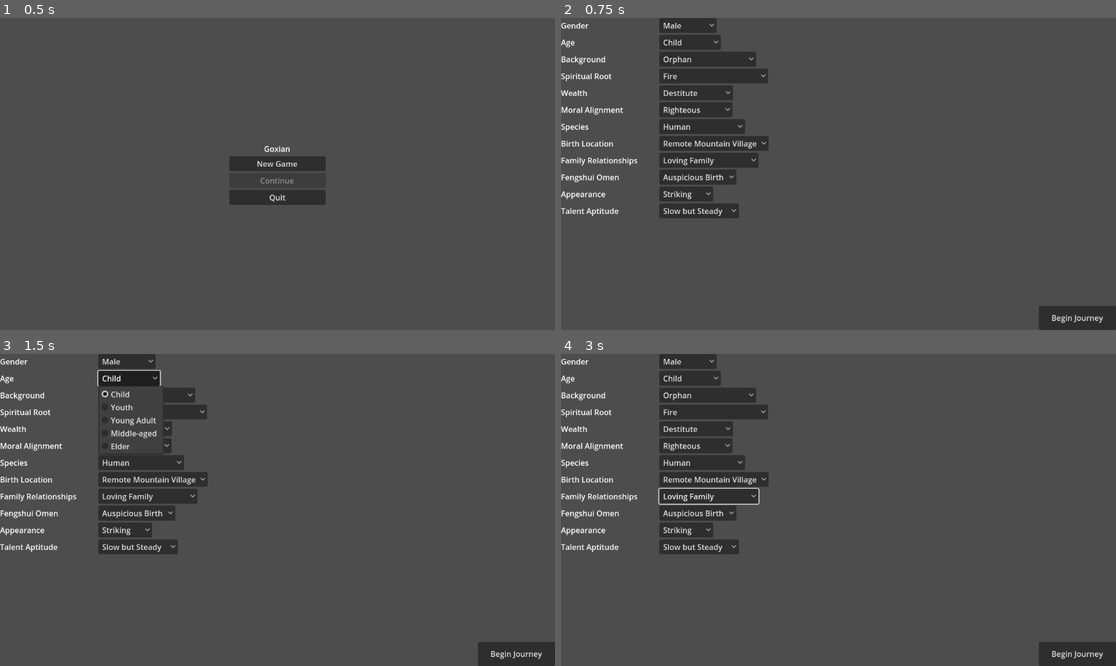
Above: before the commit, frames 1-4 (two rows, left to right).
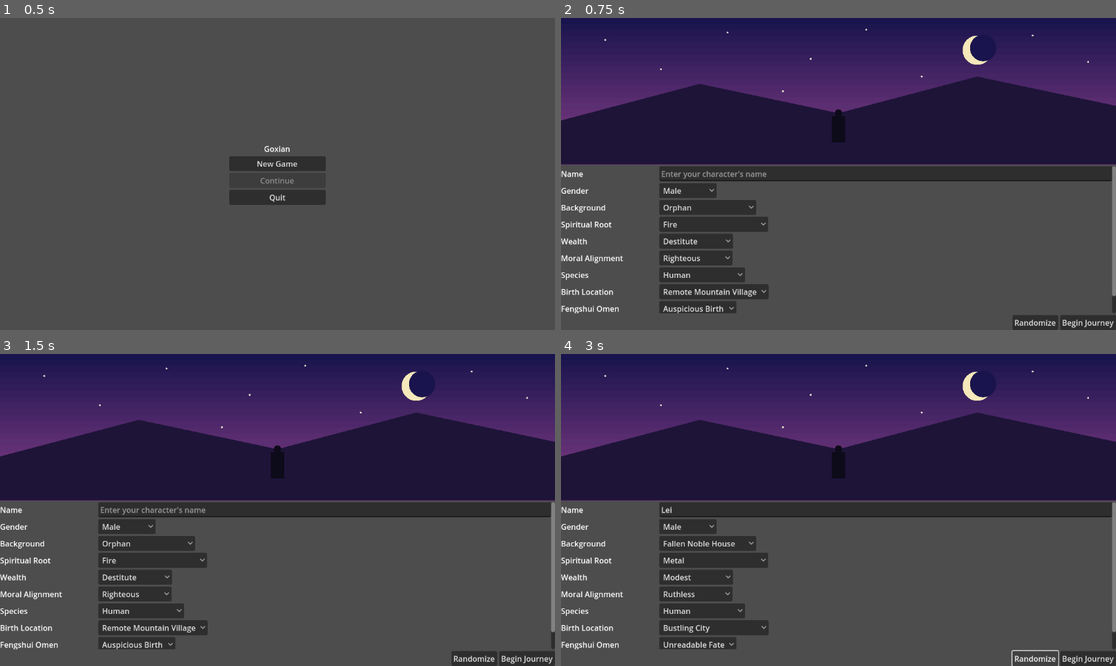
Above: after the commit, the same moments.

Repository: jgyy/goxian
Game: Godot game, scene res://scenes/main_menu.tscn
Same seed, same stepped clock (60 frames per second), same inputs: the game is played once before the commit and once after it.
Inputs (mouse positions are in pixels of both pictures, inside the frame that each line leads up to):
- Up to frame 1 (0.5 s): no input
- Up to frame 2 (0.75 s): click "New Game" at 0.5 s
- Up to frame 3 (1.5 s): click (127, 378) at 1.25 s, where only the run before the commit has a clickable "Child"
- Up to frame 4 (3 s): click (710, 497) at 2 s, where only the run before the commit has a clickable "Loving Family"; click (1032, 659) at 2.75 s, where only the run after the commit has a clickable "Randomize"

Frame 1 is identical in both runs. In frame 2, 57% of the frame differs, in the area x 0-100%, y 0-100%; in frame 3, 57%; in frame 4, 57%.

Commit message:
Trim character creation to 10 fields, add name + randomize, add art
Drops age/family_relationships/appearance factors (12 -> 9) so the
9 fate-factor dropdowns plus a new player name field total 10 form
fields. Adds a "Randomize" button that rolls the name and every
factor. ProfileManager now tracks player_name and supports {name}
substitution in story text, persisted through save/load. The
character creation screen also gets a starry-night procedural
backdrop (moon, mountains, a lone silhouette) via a new SceneArt
"character_creation" backdrop.

Co-Authored-By: Claude Sonnet 5 <noreply@anthropic.com>

Diff:
--- a/autoload/profile_manager.gd
+++ b/autoload/profile_manager.gd
@@ -4,6 +4,7 @@
 
 var _factors: Dictionary = {}
 var profile: Dictionary = {}
+var player_name: String = ""
 
 func _ready() -> void:
 	_factors = _load_factors()
@@ -43,10 +44,15 @@
 	profile[factor_id] = option_id
 
 func is_complete() -> bool:
+	if player_name.strip_edges() == "":
+		return false
 	for factor_id in _factors:
 		if not profile.has(factor_id):
 			return false
 	return true
+
+func set_player_name(new_name: String) -> void:
+	player_name = new_name
 
 func _find_option(factor_id: String, option_id: String) -> Dictionary:
 	var factor: Dictionary = _factors.get(factor_id, {})
@@ -65,6 +71,9 @@
 
 func apply_template(text: String) -> String:
 	var result := text
+	if result.find("{name}") != -1:
+		var display_name := player_name if player_name.strip_edges() != "" else "you"
+		result = result.replace("{name}", display_name)
 	for factor_id in _factors:
 		var placeholder := "{%s}" % factor_id
 		if result.find(placeholder) != -1:
--- a/autoload/story_manager.gd
+++ b/autoload/story_manager.gd
@@ -96,7 +96,8 @@
 		"arc": _arc_name,
 		"current_node_id": current_node_id,
 		"flags": flags,
-		"profile": ProfileManager.profile
+		"profile": ProfileManager.profile,
+		"player_name": ProfileManager.player_name
 	}
 	var file := FileAccess.open(SAVE_PATH, FileAccess.WRITE)
 	file.store_string(JSON.stringify(data))
@@ -116,6 +117,7 @@
 	_nodes = _load_arc(arc_name)
 	flags = parsed.get("flags", {})
 	ProfileManager.set_profile(parsed.get("profile", {}))
+	ProfileManager.set_player_name(parsed.get("player_name", ""))
 	var loaded_node: String = parsed.get("current_node_id", "start")
 	current_node_id = loaded_node if _nodes.has(loaded_node) else "start"
 	node_changed.emit()
--- a/scenes/character_creation.gd
+++ b/scenes/character_creation.gd
@@ -1,10 +1,23 @@
 extends Control
 
-@onready var vbox: VBoxContainer = $ScrollContainer/VBox
-@onready var begin_button: Button = $BeginButton
+const RANDOM_NAMES := [
+	"Lian", "Wei", "Xiu", "Feng", "Jin", "Rui", "Bai", "Ming",
+	"Yun", "Zhen", "Qing", "Lei", "Xue", "Hao", "Mei"
+]
+
+@onready var scene_art: SceneArt = $MainVBox/SceneArt
+@onready var name_edit: LineEdit = $MainVBox/ScrollContainer/VBox/NameRow/NameEdit
+@onready var vbox: VBoxContainer = $MainVBox/ScrollContainer/VBox
+@onready var randomize_button: Button = $MainVBox/ButtonsRow/RandomizeButton
+@onready var begin_button: Button = $MainVBox/ButtonsRow/BeginButton
+
+var _option_buttons: Dictionary = {}
 
 func _ready() -> void:
+	scene_art.set_backdrop("character_creation")
+	name_edit.text_changed.connect(_on_name_changed)
 	_build_factor_rows()
+	randomize_button.pressed.connect(_on_randomize_pressed)
 	begin_button.pressed.connect(_on_begin_pressed)
 
 func _build_factor_rows() -> void:
@@ -27,12 +40,31 @@
 			ProfileManager.set_choice(factor_id, options[0].get("id", ""))
 		option_button.item_selected.connect(_on_option_selected.bind(factor_id, options))
 
+		_option_buttons[factor_id] = {"button": option_button, "options": options}
+
 		row.add_child(option_button)
 		vbox.add_child(row)
+
+func _on_name_changed(new_text: String) -> void:
+	ProfileManager.set_player_name(new_text)
 
 func _on_option_selected(index: int, factor_id: String, options: Array) -> void:
 	if index >= 0 and index < options.size():
 		ProfileManager.set_choice(factor_id, options[index].get("id", ""))
+
+func _on_randomize_pressed() -> void:
+	name_edit.text = RANDOM_NAMES[randi() % RANDOM_NAMES.size()]
+	ProfileManager.set_player_name(name_edit.text)
+
+	for factor_id in _option_buttons:
+		var entry: Dictionary = _option_buttons[factor_id]
+		var options: Array = entry["options"]
+		if options.is_empty():
+			continue
+		var random_index := randi() % options.size()
+		var button: OptionButton = entry["button"]
+		button.select(random_index)
+		ProfileManager.set_choice(factor_id, options[random_index].get("id", ""))
 
 func _on_begin_pressed() -> void:
 	if not ProfileManager.is_complete():
--- a/scenes/character_creation.tscn
+++ b/scenes/character_creation.tscn
@@ -1,6 +1,7 @@
-[gd_scene load_steps=2 format=3]
+[gd_scene load_steps=3 format=3]
 
 [ext_resource type="Script" path="res://scenes/character_creation.gd" id="1"]
+[ext_resource type="PackedScene" path="res://scenes/scene_art.tscn" id="2"]
 
 [node name="CharacterCreation" type="Control"]
 layout_mode=3
@@ -9,23 +10,46 @@
 anchor_bottom=1.0
 script=ExtResource("1")
 
-[node name="ScrollContainer" type="ScrollContainer" parent="."]
+[node name="MainVBox" type="VBoxContainer" parent="."]
 layout_mode=1
 anchors_preset=15
 anchor_right=1.0
 anchor_bottom=1.0
 
-[node name="VBox" type="VBoxContainer" parent="ScrollContainer"]
+[node name="SceneArt" parent="MainVBox" instance=ExtResource("2")]
+layout_mode=2
+custom_minimum_size=Vector2(0, 200)
+size_flags_vertical=3
+
+[node name="ScrollContainer" type="ScrollContainer" parent="MainVBox"]
+layout_mode=2
+size_flags_vertical=3
+
+[node name="VBox" type="VBoxContainer" parent="MainVBox/ScrollContainer"]
 layout_mode=2
 size_flags_horizontal=3
 
-[node name="BeginButton" type="Button" parent="."]
-layout_mode=1
-anchors_preset=3
-anchor_left=1.0
-anchor_top=1.0
-anchor_right=1.0
-anchor_bottom=1.0
-offset_left=-160.0
-offset_top=-50.0
+[node name="NameRow" type="HBoxContainer" parent="MainVBox/ScrollContainer/VBox"]
+layout_mode=2
+
+[node name="NameLabel" type="Label" parent="MainVBox/ScrollContainer/VBox/NameRow"]
+layout_mode=2
+custom_minimum_size=Vector2(200, 0)
+text="Name"
+
+[node name="NameEdit" type="LineEdit" parent="MainVBox/ScrollContainer/VBox/NameRow"]
+layout_mode=2
+size_flags_horizontal=3
+placeholder_text="Enter your character's name"
+
+[node name="ButtonsRow" type="HBoxContainer" parent="MainVBox"]
+layout_mode=2
+alignment=2
+
+[node name="RandomizeButton" type="Button" parent="MainVBox/ButtonsRow"]
+layout_mode=2
+text="Randomize"
+
+[node name="BeginButton" type="Button" parent="MainVBox/ButtonsRow"]
+layout_mode=2
 text="Begin Journey"
--- a/scenes/scene_art.gd
+++ b/scenes/scene_art.gd
@@ -14,6 +14,8 @@
 			_draw_mountain_gate(size)
 		"sect_hall":
 			_draw_sect_hall(size)
+		"character_creation":
+			_draw_character_creation(size)
 		_:
 			_draw_fallback(size)
 
@@ -79,5 +81,41 @@
 		var px := size.x * (0.28 + i * 0.22)
 		draw_rect(Rect2(Vector2(px, size.y * 0.5), Vector2(size.x * 0.03, size.y * 0.3)), Color(0.85, 0.65, 0.2))
 
+func _draw_character_creation(size: Vector2) -> void:
+	_draw_sky_gradient(size, Color(0.1, 0.08, 0.3), Color(0.55, 0.25, 0.55))
+
+	# Crescent moon (drawn as a bright disc with a shadow disc offset to carve the crescent look)
+	var moon_center := Vector2(size.x * 0.75, size.y * 0.22)
+	var moon_radius := size.y * 0.1
+	draw_circle(moon_center, moon_radius, Color(1.0, 0.95, 0.75, 0.95))
+	draw_circle(moon_center + Vector2(moon_radius * 0.4, -moon_radius * 0.15), moon_radius * 0.9, Color(0.1, 0.08, 0.3, 1.0))
+
+	# Scattered stars
+	var star_positions := PackedVector2Array([
+		Vector2(0.08, 0.15), Vector2(0.18, 0.35), Vector2(0.3, 0.1),
+		Vector2(0.45, 0.28), Vector2(0.55, 0.08), Vector2(0.65, 0.4),
+		Vector2(0.85, 0.12), Vector2(0.95, 0.3), Vector2(0.4, 0.5)
+	])
+	for star in star_positions:
+		draw_circle(Vector2(size.x * star.x, size.y * star.y), 2.0, Color(1.0, 1.0, 0.9, 0.85))
+
+	# Distant mountain silhouette
+	var mountain_points := PackedVector2Array([
+		Vector2(0, size.y * 0.7),
+		Vector2(size.x * 0.25, size.y * 0.45),
+		Vector2(size.x * 0.5, size.y * 0.65),
+		Vector2(size.x * 0.75, size.y * 0.4),
+		Vector2(size.x, size.y * 0.6),
+		Vector2(size.x, size.y),
+		Vector2(0, size.y)
+	])
+	draw_colored_polygon(mountain_points, Color(0.12, 0.08, 0.22))
+
+	# A lone figure silhouette, standing at the edge, contemplating their fate
+	var figure_x := size.x * 0.5
+	var figure_base_y := size.y * 0.85
+	draw_rect(Rect2(Vector2(figure_x - size.x * 0.012, figure_base_y - size.y * 0.18), Vector2(size.x * 0.024, size.y * 0.18)), Color(0.05, 0.04, 0.1))
+	draw_circle(Vector2(figure_x, figure_base_y - size.y * 0.2), size.y * 0.025, Color(0.05, 0.04, 0.1))
+
 func _draw_fallback(size: Vector2) -> void:
 	_draw_sky_gradient(size, Color(0.5, 0.3, 0.65), Color(0.85, 0.5, 0.55))
--- a/story/fate_factors.json
+++ b/story/fate_factors.json
@@ -5,16 +5,6 @@
       { "id": "male", "label": "Male", "snippet": "a young man" },
       { "id": "female", "label": "Female", "snippet": "a young woman" },
       { "id": "nonbinary", "label": "Non-binary", "snippet": "someone who has never fit neatly into the village's old words" }
-    ]
-  },
-  "age": {
-    "label": "Age",
-    "options": [
-      { "id": "child", "label": "Child", "snippet": "small for the trial, and painfully aware of it" },
-      { "id": "youth", "label": "Youth", "snippet": "young enough that the elders still call you 'little one'" },
-      { "id": "young_adult", "label": "Young Adult", "snippet": "at the age most cultivators begin, neither too early nor too late" },
-      { "id": "middle_aged", "label": "Middle-aged", "snippet": "older than most who stand at this gate, and you feel every year of it" },
-      { "id": "elder", "label": "Elder", "snippet": "gray-haired among disciples half your age, here anyway" }
     ]
   },
   "background": {
@@ -79,16 +69,6 @@
       { "id": "trade_barge", "label": "Floating Trade Barge", "snippet": "you grew up with the world sliding past beneath a barge's deck" }
     ]
   },
-  "family_relationships": {
-    "label": "Family Relationships",
-    "options": [
-      { "id": "loving_family", "label": "Loving Family", "snippet": "a family waits for your letters, worried and warm" },
-      { "id": "estranged_family", "label": "Estranged Family", "snippet": "you left words unsaid to a family you may never see again" },
-      { "id": "sole_survivor", "label": "Sole Survivor", "snippet": "you are the only one left of the family you were born into" },
-      { "id": "clan_obligations", "label": "Large Clan Obligations", "snippet": "a sprawling clan's expectations ride on your shoulders here" },
-      { "id": "adoptive_family", "label": "Adoptive Family", "snippet": "the family that raised you shares none of your blood, and all of your loyalty" }
-    ]
-  },
   "fengshui_omen": {
     "label": "Fengshui Omen",
     "options": [
@@ -97,16 +77,6 @@
       { "id": "neutral", "label": "Neutral", "snippet": "no omen marked your birth one way or the other" },
       { "id": "twin_star", "label": "Twin-Star Omen", "snippet": "a diviner once told your family a rival or ally is fated to mirror your path" },
       { "id": "unreadable", "label": "Unreadable Fate", "snippet": "every diviner who has tried to read your fate has simply gone quiet" }
-    ]
-  },
-  "appearance": {
-    "label": "Appearance",
-    "options": [
-      { "id": "striking", "label": "Striking", "snippet": "people's eyes catch on you and linger a moment too long" },
-      { "id": "plain", "label": "Plain", "snippet": "you have the kind of face people forget within the hour" },
-      { "id": "unsettling", "label": "Unsettling", "snippet": "something about your bearing makes strangers take half a step back" },
-      { "id": "delicate", "label": "Delicate", "snippet": "you look like something easily broken, whether or not that's true" },
-      { "id": "imposing", "label": "Imposing", "snippet": "you take up more space in a room than your frame should allow" }
     ]
   },
   "talent_aptitude": {
